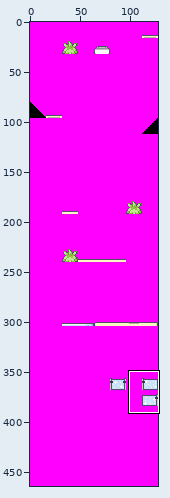
Sprite sheet: raw_tilesets/secondary/decompiled_pokemon_center/top.png. The picture above shows the old version from afar; the outline marks the close-up.
Close-up. The starting point:
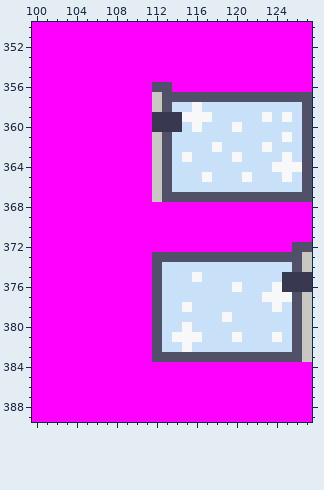
The file is 128x464 pixels. Shown: x 100..127, y 350..389.
The result:
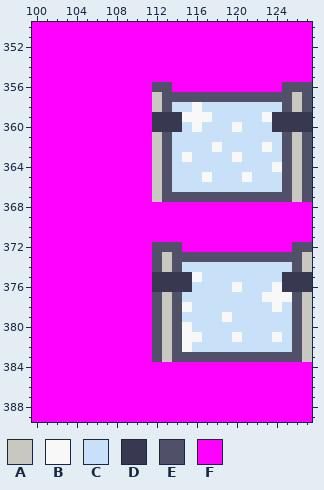
Palette (. is transparent): A #c8c8c0  B #f8f8f8  C #c8e0f8  D #383850  E #505068  F #ff00ff
From old to new:
{"y":356,"x":125,"old":"FFF","new":"EEE"}
{"y":357,"x":126,"old":"E","new":"A"}
{"y":358,"x":125,"old":"CC","new":"EA"}
{"y":359,"x":124,"old":"CBCE","new":"DDDD"}
{"y":360,"x":124,"old":"CCCE","new":"DDDD"}
{"y":361,"x":125,"old":"BC","new":"EA"}
{"y":362,"x":125,"old":"CC","new":"EA"}
{"y":363,"x":125,"old":"BC","new":"EA"}
{"y":364,"x":125,"old":"BB","new":"EA"}
{"y":365,"x":125,"old":"BC","new":"EA"}
{"y":366,"x":125,"old":"CC","new":"EA"}
{"y":367,"x":126,"old":"E","new":"A"}
{"y":372,"x":112,"old":"FFF","new":"EEE"}
{"y":373,"x":113,"old":"E","new":"A"}
{"y":374,"x":113,"old":"CC","new":"AE"}
{"y":375,"x":112,"old":"ECCC","new":"DDDD"}
{"y":376,"x":112,"old":"ECCC","new":"DDDD"}
{"y":377,"x":113,"old":"CC","new":"AE"}
{"y":378,"x":113,"old":"CC","new":"AE"}
{"y":379,"x":113,"old":"CC","new":"AE"}
{"y":380,"x":113,"old":"CC","new":"AE"}
{"y":381,"x":113,"old":"CB","new":"AE"}
{"y":382,"x":113,"old":"CC","new":"AE"}
{"y":383,"x":113,"old":"E","new":"A"}
{"label":"changed","picture_box":[272,82,312,202]}
{"label":"changed","picture_box":[152,242,192,362]}
